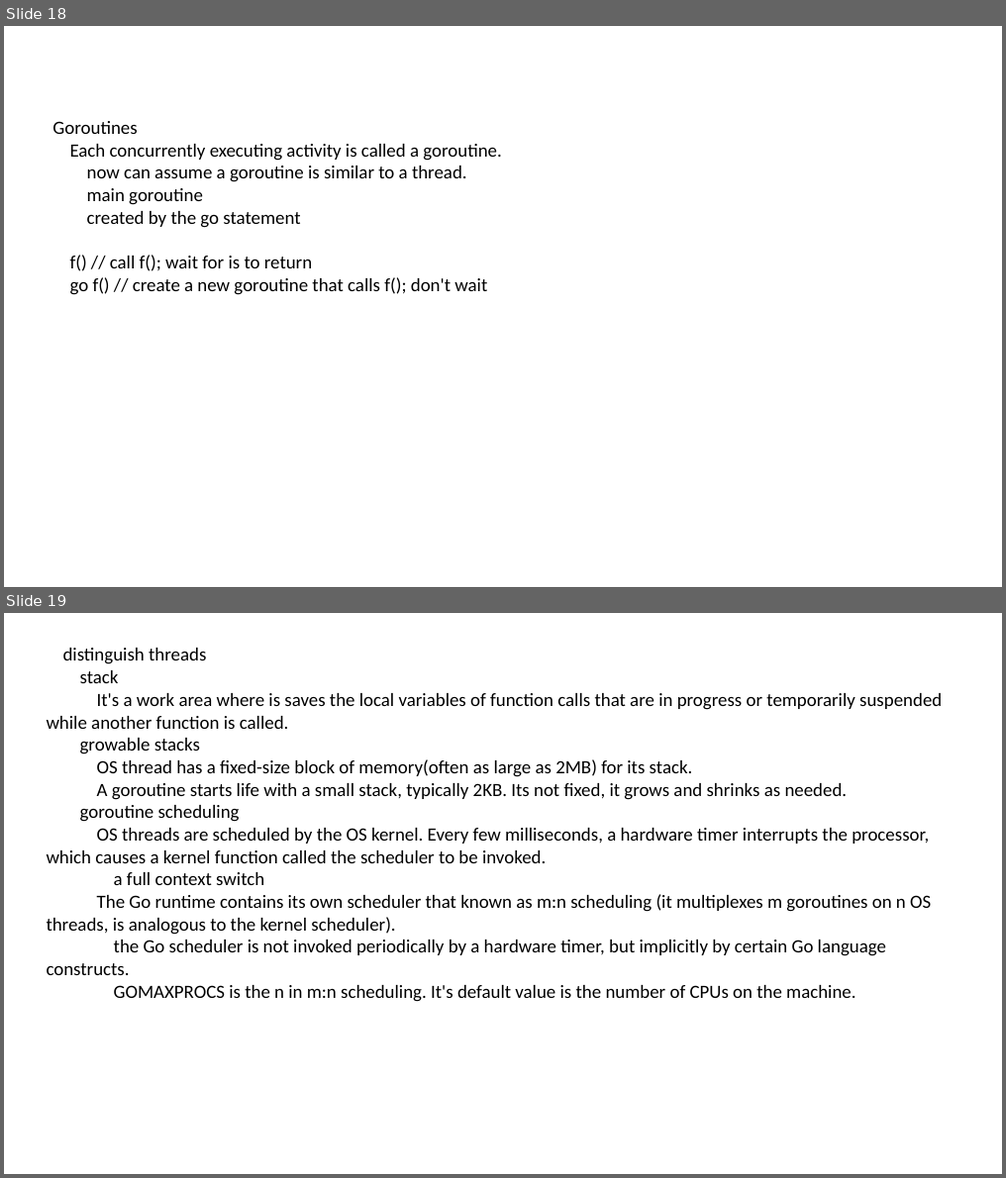
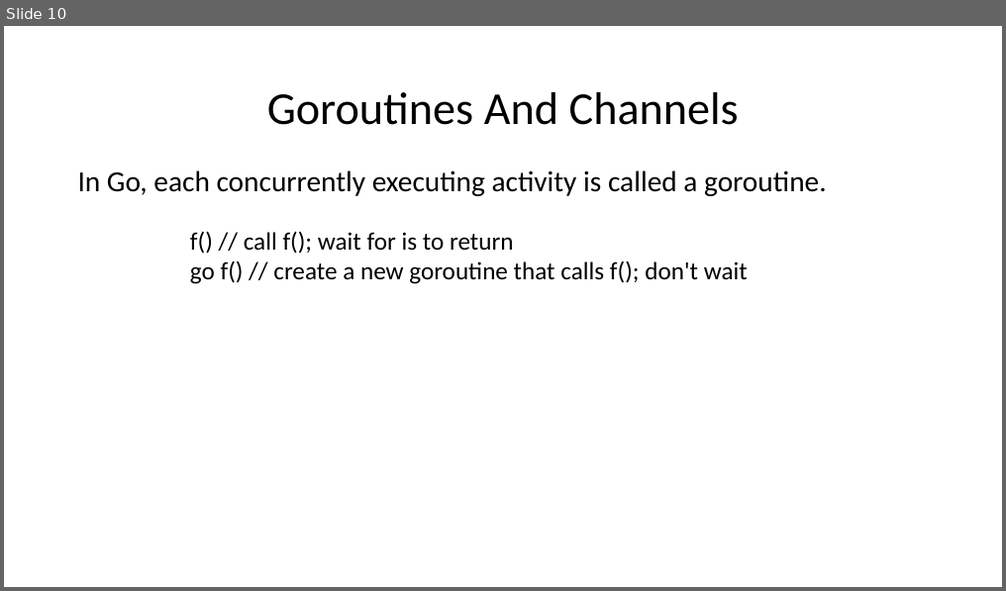
Before and after one commit to bowenchen6/golang-session, a slide deck: Go Language Sharing.pptx. Shown one above the other, each under a label of ours: slides 18 and 19 before the commit, slide 10 after it. The pictures are 1006x1178 and 1006x591 pixels, drawn with LibreOffice and Linux fonts; fonts in the diff are those of the drawing. Boxes give left, top, right and bottom in pixels: in the first picture for what was removed or moved away, otherwise in the second. Text is boxed around its words. In the diff, an @@ line names an element or a change of style, - is before the commit and + after.

```diff
--- a/Go Language Sharing.pptx
+++ b/Go Language Sharing.pptx
@@ slide 19 removed at (x1=4, y1=613, x2=1002, y2=1174), background #FFFFFF @@
@@ text removed at (x1=47, y1=648, x2=942, y2=1002) @@
-distinguish threads
-stack
-It's a work area where is saves the local variables of function calls that are in progress or temporarily suspended while another function is called.
-growable stacks
-OS thread has a fixed-size block of memory(often as large as 2MB) for its stack.
-A goroutine starts life with a small stack, typically 2KB. Its not fixed, it grows and shrinks as needed.
-goroutine scheduling
-OS threads are scheduled by the OS kernel. Every few milliseconds, a hardware timer interrupts the processor, which causes a kernel function called the scheduler to be invoked.
-a full context switch
-The Go runtime contains its own scheduler that known as m:n scheduling (it multiplexes m goroutines on n OS threads, is analogous to the kernel scheduler).
-the Go scheduler is not invoked periodically by a hardware timer, but implicitly by certain Go language constructs.
-GOMAXPROCS is the n in m:n scheduling. It's default value is the number of CPUs on the machine.
@@ what was slide 18 is now slide 10 @@
@@ slide 10 changed as well @@
@@ title added at (x1=267, y1=92, x2=739, y2=125), 44 pt, text #000000 @@
+Goroutines And Channels
@@ text "In Go, each concurrently executing ..." moved from (x1=53, y1=121, x2=501, y2=295) to (x1=78, y1=171, x2=827, y2=284) @@
@@ text at (x1=78, y1=171, x2=827, y2=196): text changed; size 18 to 28 pt @@
-Goroutines
-Each concurrently executing activity is called a goroutine.
-now can assume a goroutine is similar to a thread.
-main goroutine
-created by the go statement
+In Go, each concurrently executing activity is called a goroutine.
@@ text at (x1=190, y1=231, x2=747, y2=284): size 18 to 24 pt in "f() // call f(); wait for is ...", "go f() // create a new goroutine ..."; list level 1 to 2 in "f() // call f(); wait ..."; line spacing 1 to 0.8; list level 1 to 2 in "go f() // create a ..." @@
```
Also in this commit, not shown: 4 other slides changed, 14 slides added, 15 other slides removed, 1 other file.
